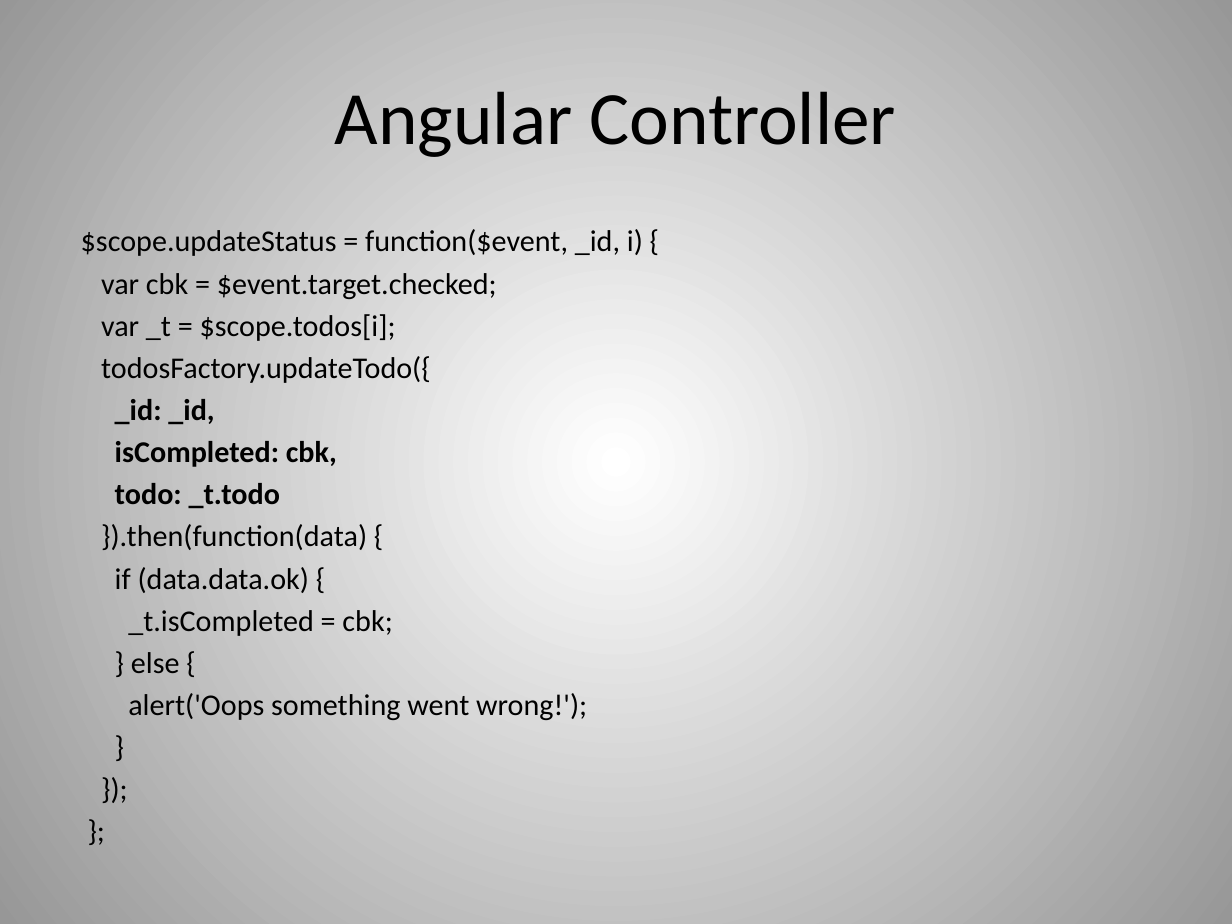
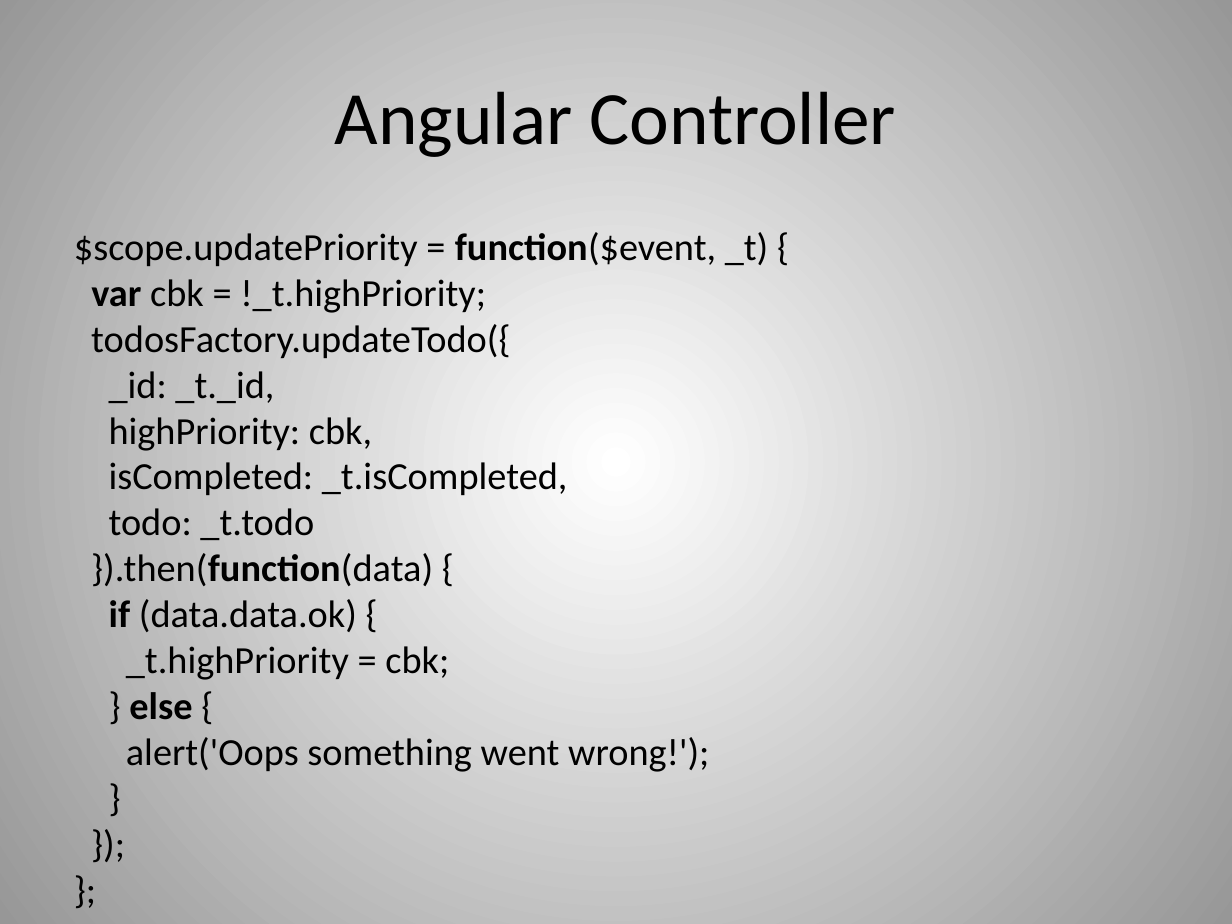
Before and after one commit to dvanvali/mongoDbPresentation, a slide deck: slide 28 of MongoDBChanges.pptx (slide 27 before the commit). Drawn at 1232x924 pixels with LibreOffice and Linux fonts; fonts in the diff are those of the drawing. Boxes give left, top, right and bottom in pixels: in the first picture for what was removed or moved away, otherwise in the second. Text is boxed around its words. In the diff, an @@ line names an element or a change of style, - is before the commit and + after.

Commit message:
Update angular example

```diff
--- a/MongoDBChanges.pptx
+++ b/MongoDBChanges.pptx
@@ text at bbox=[74, 232, 768, 772]: text changed; size 17.6 to 22.4 pt @@
-$scope.updateStatus = function($event, _id, i) {
-var cbk = $event.target.checked;
-var _t = $scope.todos[i];
-todosFactory.updateTodo({
-_id: _id,
-isCompleted: cbk,
-todo: _t.todo
-}).then(function(data) {
-if (data.data.ok) {
-_t.isCompleted = cbk;
-} else {
-alert('Oops something went wrong!');
-}
-});
-};
+$scope.updatePriority = function($event, _t) {
+var cbk = !_t.highPriority;
+todosFactory.updateTodo({
+_id: _t._id,
+highPriority: cbk,
+isCompleted: _t.isCompleted,
+todo: _t.todo
+}).then(function(data) {
+if (data.data.ok) {
+_t.highPriority = cbk;
+} else {
+alert('Oops something went wrong!');
+}
+});
+};
```
Also in this commit, not shown: 4 other slides changed, 1 slide removed.
